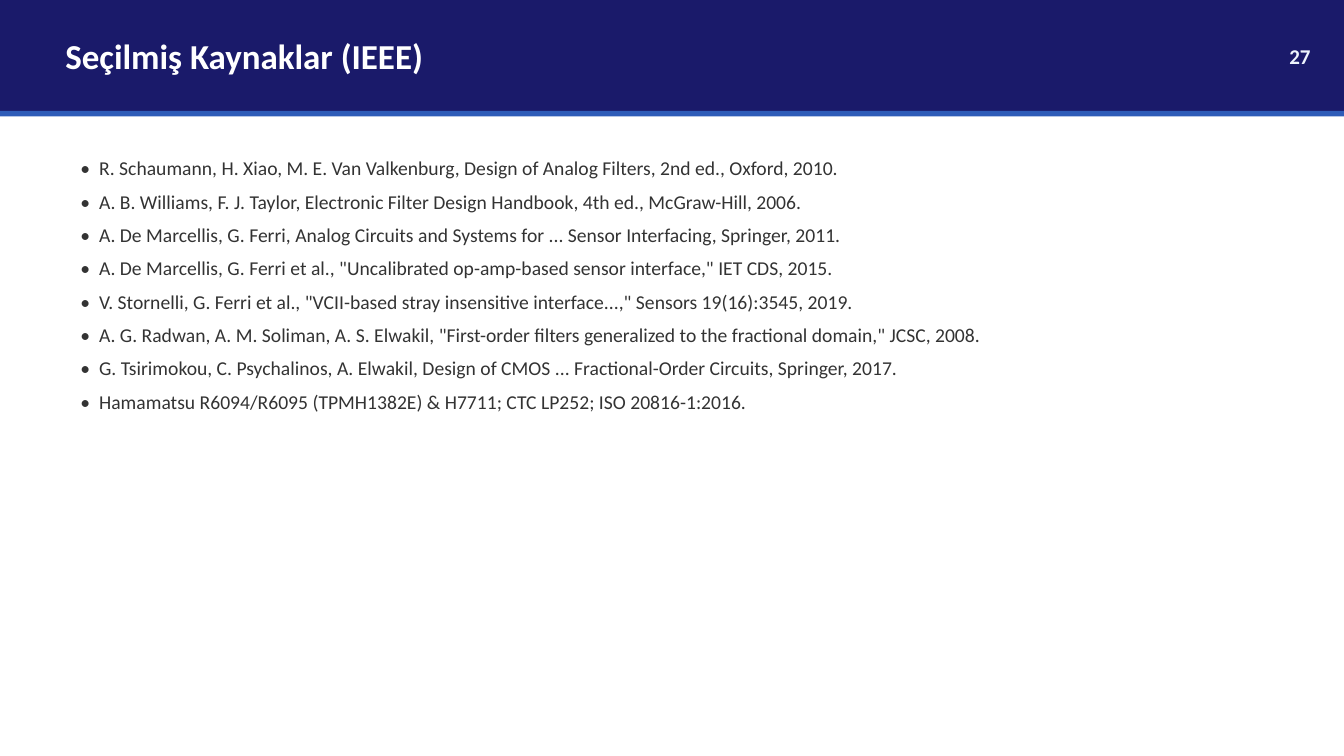
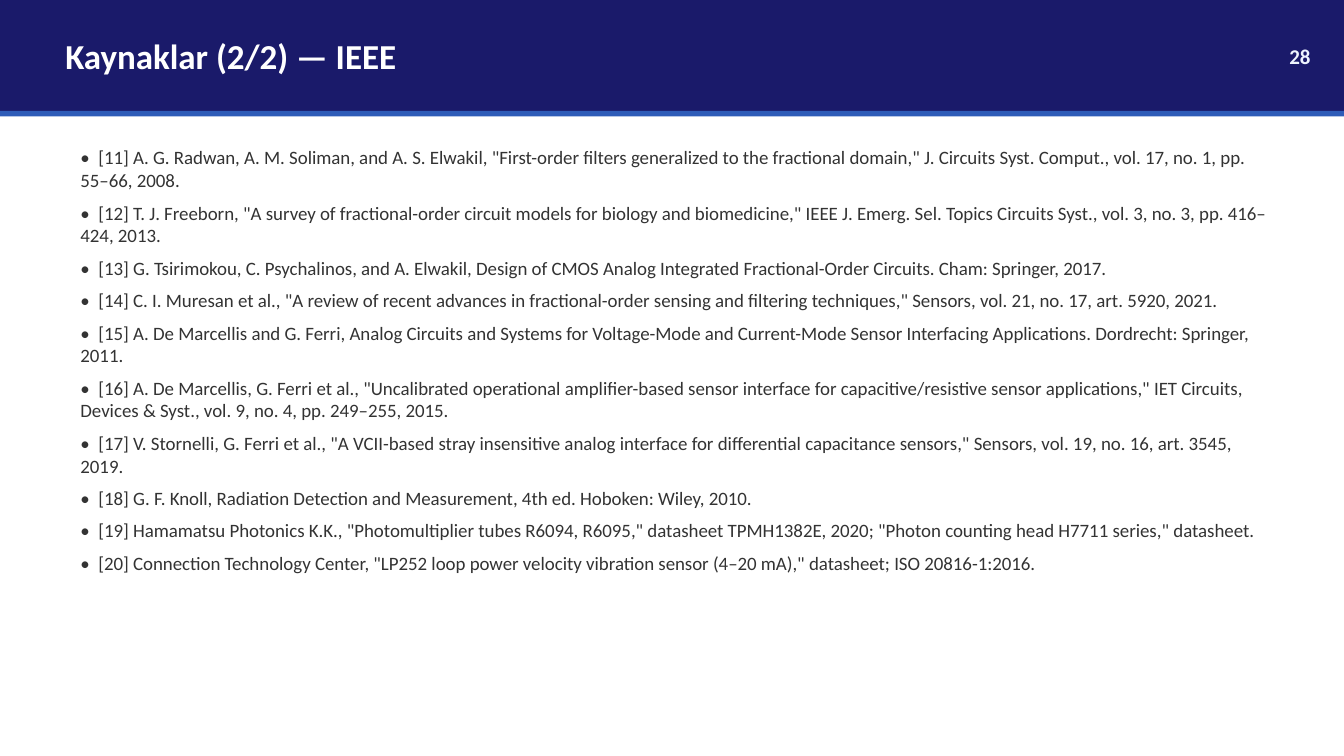
Before and after one commit to selinacr/selin, a slide deck: slide 28 of analog-filtre-tez/EEM537_Sunum_SelinACAR.pptx (slide 27 before the commit). Drawn at 1344x756 pixels with LibreOffice and Linux fonts; fonts in the diff are those of the drawing. Boxes give left, top, right and bottom in pixels: in the first picture for what was removed or moved away, otherwise in the second. Text is boxed around its words. In the diff, an @@ line names an element or a change of style, - is before the commit and + after.

```diff
--- a/analog-filtre-tez/EEM537_Sunum_SelinACAR.pptx
+++ b/analog-filtre-tez/EEM537_Sunum_SelinACAR.pptx
@@ text at [65, 43, 396, 75]: text changed @@
-Seçilmiş Kaynaklar (IEEE)
+Kaynaklar (2/2) — IEEE
@@ text at [1289, 49, 1310, 64]: text changed @@
-27
+28
@@ text at [80, 150, 1266, 574]: text changed; size 14 to 13.5 pt @@
-• R. Schaumann, H. Xiao, M. E. Van Valkenburg, Design of Analog Filters, 2nd ed., Oxford, 2010.
-• A. B. Williams, F. J. Taylor, Electronic Filter Design Handbook, 4th ed., McGraw-Hill, 2006.
-• A. De Marcellis, G. Ferri, Analog Circuits and Systems for ... Sensor Interfacing, Springer, 2011.
-• A. De Marcellis, G. Ferri et al., "Uncalibrated op-amp-based sensor interface," IET CDS, 2015.
-• V. Stornelli, G. Ferri et al., "VCII-based stray insensitive interface...," Sensors 19(16):3545, 2019.
-• A. G. Radwan, A. M. Soliman, A. S. Elwakil, "First-order filters generalized to the fractional domain," JCSC, 2008.
-• G. Tsirimokou, C. Psychalinos, A. Elwakil, Design of CMOS ... Fractional-Order Circuits, Springer, 2017.
-• Hamamatsu R6094/R6095 (TPMH1382E) & H7711; CTC LP252; ISO 20816-1:2016.
+• [11] A. G. Radwan, A. M. Soliman, and A. S. Elwakil, "First-order filters generalized to the fractional domain," J. Circuits Syst. Comput., vol. 17, no. 1, pp. 55–66, 2008.
+• [12] T. J. Freeborn, "A survey of fractional-order circuit models for biology and biomedicine," IEEE J. Emerg. Sel. Topics Circuits Syst., vol. 3, no. 3, pp. 416–424, 2013.
+• [13] G. Tsirimokou, C. Psychalinos, and A. Elwakil, Design of CMOS Analog Integrated Fractional-Order Circuits. Cham: Springer, 2017.
+• [14] C. I. Muresan et al., "A review of recent advances in fractional-order sensing and filtering techniques," Sensors, vol. 21, no. 17, art. 5920, 2021.
+• [15] A. De Marcellis and G. Ferri, Analog Circuits and Systems for Voltage-Mode and Current-Mode Sensor Interfacing Applications. Dordrecht: Springer, 2011.
+• [16] A. De Marcellis, G. Ferri et al., "Uncalibrated operational amplifier-based sensor interface for capacitive/resistive sensor applications," IET Circuits, Devices & Syst., vol. 9, no. 4, pp. 249–255, 2015.
+• [17] V. Stornelli, G. Ferri et al., "A VCII-based stray insensitive analog interface for differential capacitance sensors," Sensors, vol. 19, no. 16, art. 3545, 2019.
+• [18] G. F. Knoll, Radiation Detection and Measurement, 4th ed. Hoboken: Wiley, 2010.
+• [19] Hamamatsu Photonics K.K., "Photomultiplier tubes R6094, R6095," datasheet TPMH1382E, 2020; "Photon counting head H7711 series," datasheet.
+• [20] Connection Technology Center, "LP252 loop power velocity vibration sensor (4–20 mA)," datasheet; ISO 20816-1:2016.
```
Also in this commit, not shown: 16 other slides changed, 2 slides added, 1 slide removed.
